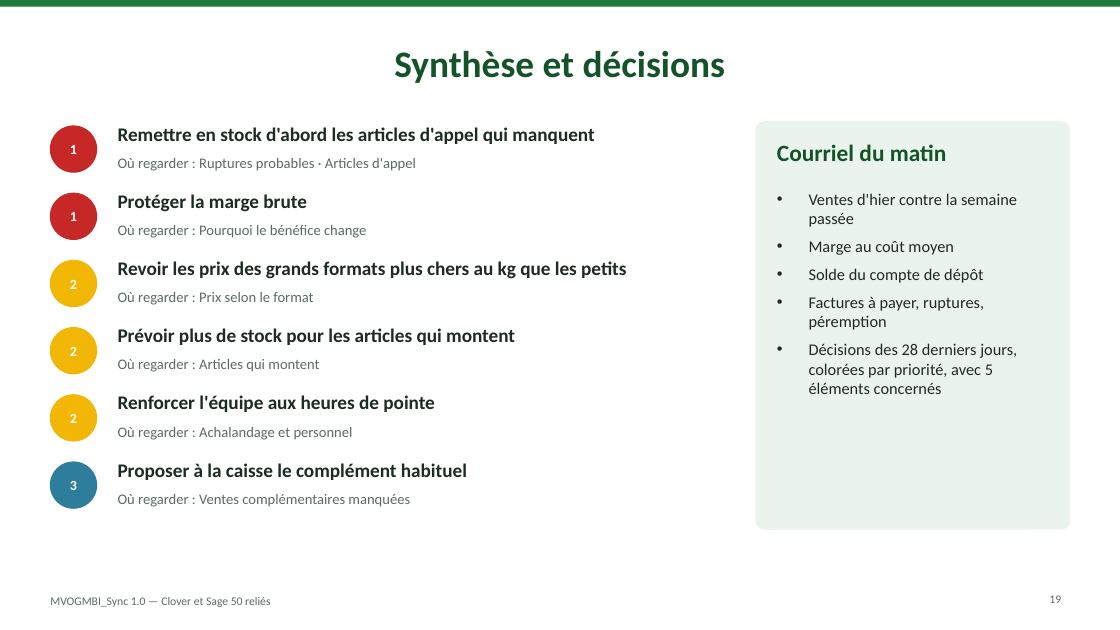
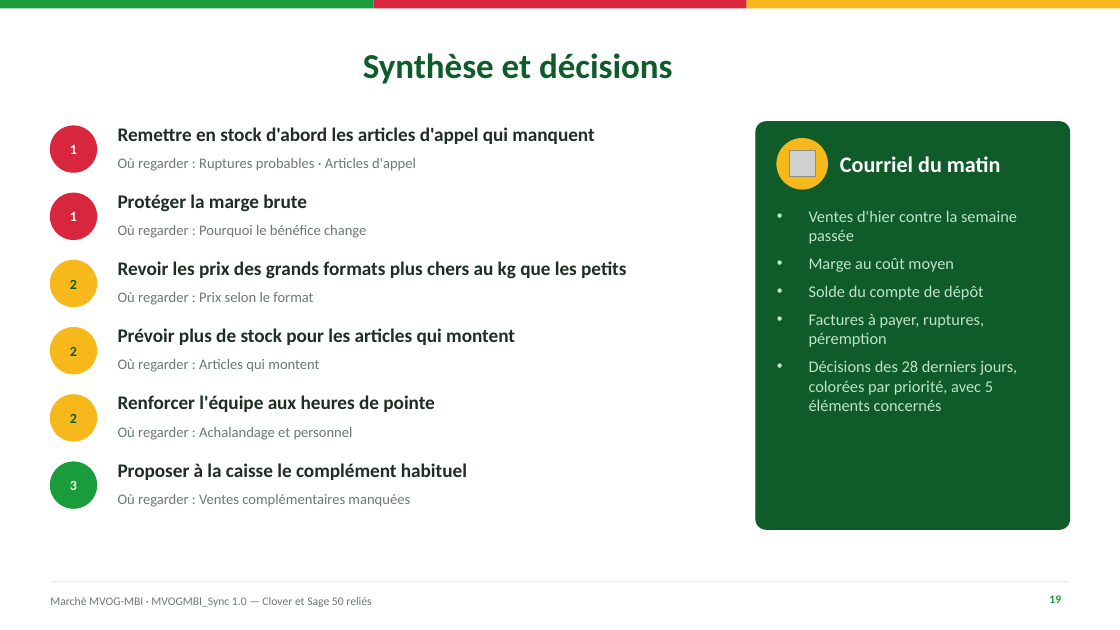
Before and after one commit to mteingueng-dot/MVOGMBI_Sync_2026.1, a slide deck: slide 19 of documentation/Presentation_MVOGMBI_Sync.pptx. Drawn at 1120x630 pixels with LibreOffice and Linux fonts; fonts in the diff are those of the drawing; grey boxes stand for pictures; background and template pictures are left out. Boxes give left, top, right and bottom in pixels: in the first picture for what was removed or moved away, otherwise in the second. Text is boxed around its words. In the diff, an @@ line names an element or a change of style, - is before the commit and + after.

```diff
--- a/documentation/Presentation_MVOGMBI_Sync.pptx
+++ b/documentation/Presentation_MVOGMBI_Sync.pptx
@@ rectangle added at box(0, 0, 373, 8), fill #1A9B3C @@
@@ title "Synthèse et décisions" at box(363, 53, 673, 84): size 32 to 30 pt, text colour #14532A to #0F5C2A @@
@@ rectangle: place and size @@
-rectangle at box(0, 0, 1120, 7)
+rectangle at box(373, 0, 746, 8)
@@ rectangle at box(373, 0, 746, 8): fill #1F7A3A to #D7263D @@
@@ rectangle added at box(747, 0, 1120, 8), fill #F6B81A @@
@@ ellipse at box(50, 126, 97, 172): fill #C62828 to #D7263D; outline #C62828 1 pt to #D7263D 1 pt @@
@@ rounded rectangle at box(756, 122, 1070, 529): fill #EAF4ED to #0F5C2A; outline #EAF4ED 1 pt to #0F5C2A 1 pt; proportions changed @@
@@ ellipse added at box(777, 139, 828, 189), fill #F6B81A, outline #F6B81A 1 pt @@
@@ text "Courriel du matin": place and size @@
-text "Courriel du matin" at box(777, 144, 947, 161)
+text "Courriel du matin" at box(840, 156, 1001, 172)
@@ text "Courriel du matin" at box(840, 156, 1001, 172): size 20 to 19 pt, text colour #14532A to #FFFFFF; vertical alignment top to middle @@
@@ picture added at box(789, 150, 815, 176) @@
@@ ellipse at box(50, 193, 97, 239): fill #C62828 to #D7263D; outline #C62828 1 pt to #D7263D 1 pt @@
@@ text "Protéger la marge brute" at box(118, 194, 306, 212): text colour #1D2B22 to #1F2D24 @@
@@ text "Ventes d'hier contre la semaine ...": place and size @@
-text "Ventes d'hier contre la semaine ..." at box(809, 193, 1017, 394)
+text "Ventes d'hier contre la semaine ..." at box(809, 210, 1017, 411)
@@ text "Ventes d'hier contre la semaine ..." at box(809, 210, 1017, 411): text colour #1D2B22 to #BFE3CA @@
@@ text colour #FFFFFF to #0F5C2A in 3 elements at box(70, 280, 77, 289), box(70, 347, 77, 356), box(70, 414, 77, 423) @@
@@ fill #F2B705 to #F6B81A; outline #F2B705 1 pt to #F6B81A 1 pt in 3 elements at box(50, 260, 97, 307), box(50, 328, 97, 374), box(50, 395, 97, 441) @@
@@ ellipse at box(50, 462, 97, 508): fill #2E7D9A to #1A9B3C; outline #2E7D9A 1 pt to #1A9B3C 1 pt @@
@@ text colour #5B6B61 to #6B7A70 in 6 elements at box(118, 158, 416, 171), box(118, 225, 366, 238), box(118, 292, 313, 305), box(118, 359, 319, 372), box(118, 427, 353, 440), box(118, 494, 410, 507) @@
@@ text at box(50, 597, 371, 607): text changed; text colour #5B6B61 to #6B7A70 @@
-MVOGMBI_Sync 1.0 — Clover et Sage 50 reliés
+Marché MVOG-MBI · MVOGMBI_Sync 1.0 — Clover et Sage 50 reliés
@@ rectangle added at box(50, 581, 1070, 582), fill #DDE8E0 @@
@@ page number at box(1049, 595, 1061, 603): text colour #5B6B61 to #1A9B3C, bold on @@
```
Also in this commit, not shown: 29 other slides changed, 40 other files.
